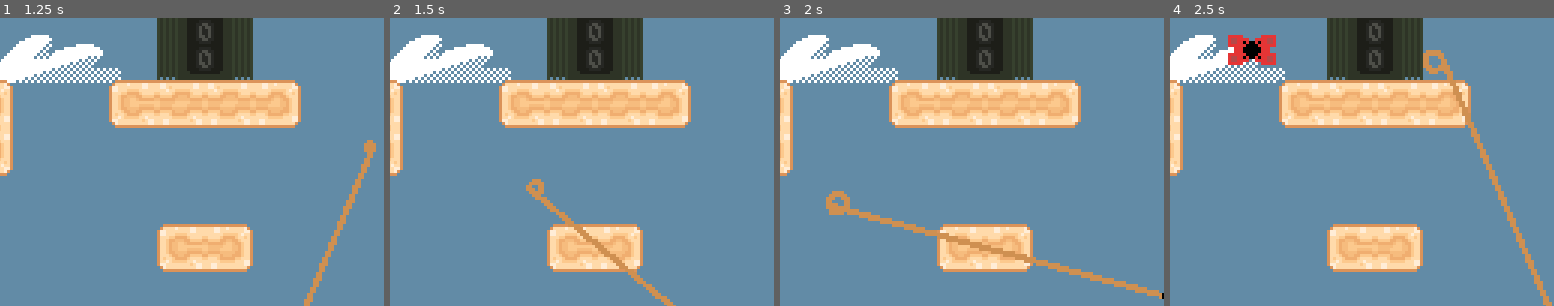
Above: before the commit, frames 1-4 (left to right).
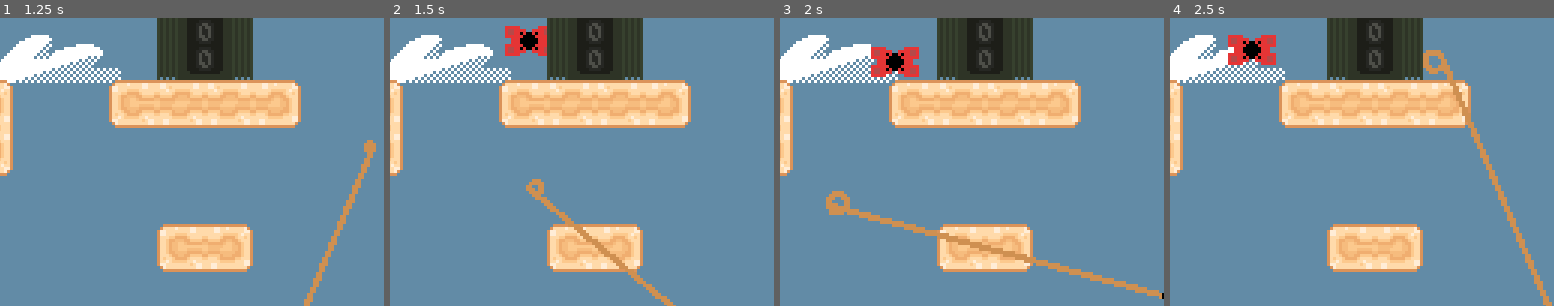
Above: after the commit, the same moments.

Repository: Jcodefox/GMTK-2025
Game: Godot game, scene res://scenes/topscenes/gameplay_topscene.tscn
The game is run twice, just before and just after one commit, with the same random seed, the same clock (stepped at 60 frames per second) and the same inputs.
Inputs (mouse positions are % of the whole screen's width and height, from its top left):
- Up to frame 1 (1.25 s): move the mouse to (72, 45) at 0.52 s; hold D (move_right) from 0.53 s (still down); click (72, 45) at 0.6 s; tap Space (move_jump) at 0.77 s
- Up to frame 2 (1.5 s): keep holding D (move_right); move the mouse to (30, 55) at 1.27 s; click (30, 55) at 1.35 s
- Up to frame 3 (2 s): keep holding D (move_right); tap Space (move_jump) at 1.52 s
- Up to frame 4 (2.5 s): move the mouse to (60, 28) at 2.02 s; release D (move_right) at 2.03 s; hold A (move_left) from 2.03 s (still down); click (60, 28) at 2.1 s
The pictures show only the part of the screen within x 23-73%, y 23-73%; the shares and areas given below are measured in that part.

Frame 1 is identical in both runs. In frame 2, 1.0% of the frame differs, in the area x 29-41%, y 2-14%; in frame 3, 1.1%, in the area x 23-37%, y 10-21%; in frame 4, nothing differs.

Commit message:
I frame adjustments

Diff:
--- a/scripts/autoloaded/general_globals.gd
+++ b/scripts/autoloaded/general_globals.gd
@@ -95,3 +95,9 @@
 	if err != OK:
 		return
 	high_score = config.get_value("Player", "high_score")
+
+func update_enemy_i_frames(enemy: Node2D) -> void:
+	if enemy.time_alive >= enemy.time_until_enemy_hurts:
+		enemy.visible = true
+		return
+	enemy.visible = int(enemy.time_alive * 16) % 2 < 1
--- a/scripts/prefabs/enemy/mothick.gd
+++ b/scripts/prefabs/enemy/mothick.gd
@@ -14,7 +14,7 @@
 
 func _physics_process(delta: float) -> void:
 	time_alive += delta
-	update_i_frames()
+	Globals.update_enemy_i_frames(self)
 	global_position = Globals.apply_loop_teleport(global_position)
 	for sprite in animated_sprite_ghosts:
 		sprite.animation = $AnimatedSprite2D.animation
@@ -28,9 +28,3 @@
 	velocity = velocity.normalized() * 25
 
 	move_and_slide()
-
-func update_i_frames() -> void:
-	if time_alive >= time_until_enemy_hurts:
-		visible = true
-		return
-	visible = int(time_alive * 8) % 2 < 1
--- a/scripts/prefabs/enemy/nameless.gd
+++ b/scripts/prefabs/enemy/nameless.gd
@@ -15,7 +15,7 @@
 
 func _physics_process(delta: float) -> void:
 	time_alive += delta
-	update_i_frames()
+	Globals.update_enemy_i_frames(self)
 	global_position = Globals.apply_loop_teleport(global_position)
 
 	var desired_direction: Vector2 = Vector2.ZERO
@@ -31,12 +31,6 @@
 
 	move_and_slide()
 
-func update_i_frames() -> void:
-	if time_alive >= time_until_enemy_hurts:
-		visible = true
-		return
-	visible = int(time_alive * 8) % 2 < 1
-
 func set_animation(anim: String) -> void:
 	if $AnimatedSprite2D.animation != anim:
 		$AnimatedSprite2D.play(anim)
--- a/scripts/prefabs/enemy/shock_wisp.gd
+++ b/scripts/prefabs/enemy/shock_wisp.gd
@@ -30,7 +30,7 @@
 
 func _physics_process(delta: float) -> void:
 	time_alive += delta
-	update_i_frames()
+	Globals.update_enemy_i_frames(self)
 	global_position = Globals.apply_loop_teleport(global_position)
 
 	var angle: float = float(move_direction)/4 * TAU
@@ -49,11 +49,5 @@
 	velocity = Vector2(cos(angle), sin(angle)) * move_speed * direction
 	move_and_slide()
 
-func update_i_frames() -> void:
-	if time_alive >= time_until_enemy_hurts:
-		visible = true
-		return
-	visible = int(time_alive * 8) % 2 < 1
-
 func correct_direction(dir: int) -> int:
 	return posmod(dir, 4)
--- a/scripts/prefabs/enemy/spikro.gd
+++ b/scripts/prefabs/enemy/spikro.gd
@@ -18,7 +18,7 @@
 
 func _physics_process(delta: float) -> void:
 	time_alive += delta
-	update_i_frames()
+	Globals.update_enemy_i_frames(self)
 	global_position = Globals.apply_loop_teleport(global_position)
 	$AnimatedSprite2D.flip_h = intended_direction > 0
 	for sprite in animated_sprite_ghosts:
@@ -31,9 +31,3 @@
 	velocity.x = intended_direction * 25
 
 	move_and_slide()
-
-func update_i_frames() -> void:
-	if time_alive >= time_until_enemy_hurts:
-		visible = true
-		return
-	visible = int(time_alive * 8) % 2 < 1
--- a/scripts/prefabs/enemy/sproing.gd
+++ b/scripts/prefabs/enemy/sproing.gd
@@ -34,7 +34,7 @@
 
 func _physics_process(delta: float) -> void:
 	time_alive += delta
-	update_i_frames()
+	Globals.update_enemy_i_frames(self)
 	global_position = Globals.apply_loop_teleport(global_position)
 
 	if is_on_floor():
@@ -60,12 +60,6 @@
 
 	move_and_slide()
 
-func update_i_frames() -> void:
-	if time_alive >= time_until_enemy_hurts:
-		visible = true
-		return
-	visible = int(time_alive * 8) % 2 < 1
-
 func set_animation(anim: String, speed: float = 1.0) -> void:
 	if $AnimatedSprite2D.animation != anim:
 		$AnimatedSprite2D.play(anim)
